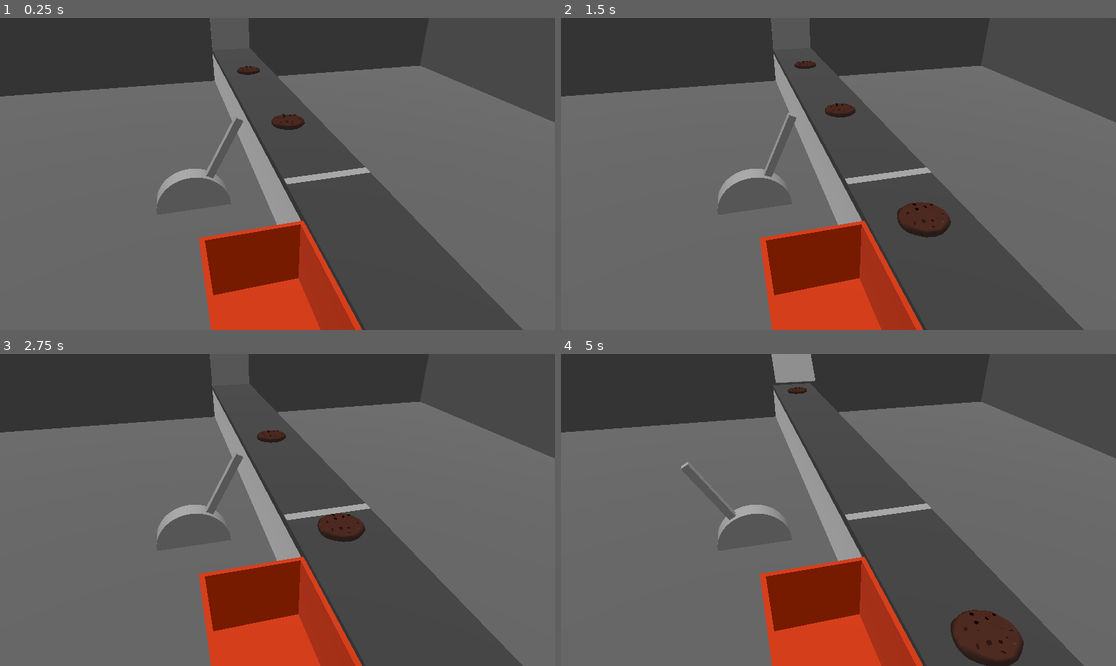
Above: before the commit, frames 1-4 (two rows, left to right).
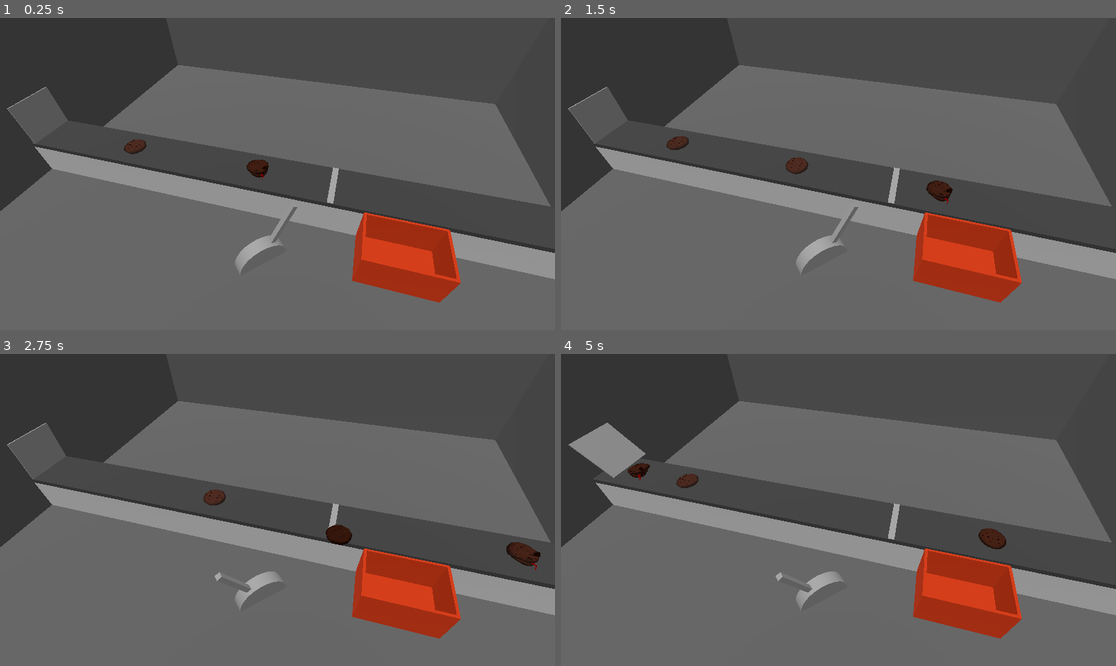
Above: after the commit, the same moments.

Repository: CrankGameDev/deadly-biscuits
Game: Godot game, scene res://game.tscn
The game is run twice, just before and just after one commit, with the same random seed, the same clock (stepped at 60 frames per second) and the same inputs.
Inputs (mouse positions are in pixels of both pictures, inside the frame that each line leads up to):
- Up to frame 1 (0.25 s): no input
- Up to frame 2 (1.5 s): tap Enter (ui_accept) at 0.5, 0.77 s; move the mouse to (960, 158) at 0.52 s; click (960, 158) at 0.67 s; move the mouse to (727, 189) at 1.27 s; click (727, 189) at 1.42 s
- Up to frame 3 (2.75 s): tap Enter (ui_accept) at 1.52 s; move the mouse to (333, 441) at 2.02 s; click (333, 441) at 2.17 s
- Up to frame 4 (5 s): move the mouse to (810, 572) at 2.77 s; click (810, 572) at 2.92 s; tap Enter (ui_accept) at 3.02, 3.77, 4.52 s; move the mouse to (1005, 556) at 3.52 s; click (1005, 556) at 3.67 s; move the mouse to (672, 463) at 4.27 s; click (672, 463) at 4.42 s

The runs differ from the first frame. In frame 1, 42% of the frame differs, in the area x 0-100%, y 0-100%; in frame 2, 43%; in frame 3, 42%; in frame 4, 44%.

Commit message:
Added an evil biscuit

Diff:
--- a/biscuit.tscn
+++ b/biscuit.tscn
@@ -1,10 +1,6 @@
-[gd_scene load_steps=4 format=3 uid="uid://b433p4cjgtoxq"]
+[gd_scene load_steps=3 format=3 uid="uid://b433p4cjgtoxq"]
 
 [ext_resource type="PackedScene" uid="uid://bu42b3tcof457" path="res://assets/cookie.glb" id="1_hhplf"]
-
-[sub_resource type="SphereMesh" id="SphereMesh_v1l5v"]
-radius = 0.2
-height = 0.1
 
 [sub_resource type="CylinderShape3D" id="CylinderShape3D_pqt5l"]
 height = 0.1
@@ -16,10 +12,6 @@
 loop = false
 metadata/_edit_group_ = true
 
-[node name="Mesh" type="MeshInstance3D" parent="."]
-visible = false
-mesh = SubResource("SphereMesh_v1l5v")
-
 [node name="Body" type="AnimatableBody3D" parent="."]
 transform = Transform3D(1, 0, 0, 0, 1, 0, 0, 0, 1, 0, 0.025, 0)
 sync_to_physics = false
@@ -28,5 +20,5 @@
 transform = Transform3D(1, 0, 0, 0, 1, 0, 0, 0, 1, 0, 0.025, 0)
 shape = SubResource("CylinderShape3D_pqt5l")
 
-[node name="cookie" parent="." instance=ExtResource("1_hhplf")]
+[node name="Cookie" parent="." instance=ExtResource("1_hhplf")]
 transform = Transform3D(0.5, 0, 0, 0, 0.5, 0, 0, 0, 0.5, 0, 0.025, 0)
--- /dev/null
+++ b/evil_cookie.tscn
@@ -0,0 +1,130 @@
+[gd_scene load_steps=5 format=3 uid="uid://ce17kfifbaaij"]
+
+[ext_resource type="PackedScene" uid="uid://d16eyyodacm3x" path="res://assets/evil_cookie.glb" id="1_5kwr8"]
+
+[sub_resource type="Animation" id="Animation_m48fj"]
+length = 0.001
+tracks/0/type = "value"
+tracks/0/imported = false
+tracks/0/enabled = true
+tracks/0/path = NodePath("Cylinder2:blend_shapes/Layer")
+tracks/0/interp = 1
+tracks/0/loop_wrap = true
+tracks/0/keys = {
+"times": PackedFloat32Array(0),
+"transitions": PackedFloat32Array(1),
+"update": 0,
+"values": [0.8]
+}
+tracks/1/type = "value"
+tracks/1/imported = false
+tracks/1/enabled = true
+tracks/1/path = NodePath("Mirror 1/Cylinder:blend_shapes/Layer")
+tracks/1/interp = 1
+tracks/1/loop_wrap = true
+tracks/1/keys = {
+"times": PackedFloat32Array(0),
+"transitions": PackedFloat32Array(1),
+"update": 0,
+"values": [0.6]
+}
+tracks/2/type = "value"
+tracks/2/imported = false
+tracks/2/enabled = true
+tracks/2/path = NodePath("Cylinder 1:blend_shapes/Layer")
+tracks/2/interp = 1
+tracks/2/loop_wrap = true
+tracks/2/keys = {
+"times": PackedFloat32Array(0),
+"transitions": PackedFloat32Array(1),
+"update": 0,
+"values": [0.5]
+}
+tracks/3/type = "value"
+tracks/3/imported = false
+tracks/3/enabled = true
+tracks/3/path = NodePath("Tube:position")
+tracks/3/interp = 1
+tracks/3/loop_wrap = true
+tracks/3/keys = {
+"times": PackedFloat32Array(0),
+"transitions": PackedFloat32Array(1),
+"update": 0,
+"values": [Vector3(-8.5413e-11, 0.0112259, 0.938163)]
+}
+
+[sub_resource type="Animation" id="Animation_auepd"]
+resource_name = "idle"
+length = 5.0
+loop_mode = 2
+tracks/0/type = "value"
+tracks/0/imported = false
+tracks/0/enabled = true
+tracks/0/path = NodePath("Cylinder2:blend_shapes/Layer")
+tracks/0/interp = 1
+tracks/0/loop_wrap = true
+tracks/0/keys = {
+"times": PackedFloat32Array(0, 5),
+"transitions": PackedFloat32Array(1, 1),
+"update": 0,
+"values": [0.8, 1.0]
+}
+tracks/1/type = "value"
+tracks/1/imported = false
+tracks/1/enabled = true
+tracks/1/path = NodePath("Mirror 1/Cylinder:blend_shapes/Layer")
+tracks/1/interp = 1
+tracks/1/loop_wrap = true
+tracks/1/keys = {
+"times": PackedFloat32Array(0, 2.03),
+"transitions": PackedFloat32Array(1, 1),
+"update": 0,
+"values": [0.6, 0.4]
+}
+tracks/2/type = "value"
+tracks/2/imported = false
+tracks/2/enabled = true
+tracks/2/path = NodePath("Cylinder 1:blend_shapes/Layer")
+tracks/2/interp = 1
+tracks/2/loop_wrap = true
+tracks/2/keys = {
+"times": PackedFloat32Array(0, 2.98, 5),
+"transitions": PackedFloat32Array(1, 1, 1),
+"update": 0,
+"values": [0.5, 0.35, 0.55]
+}
+tracks/3/type = "value"
+tracks/3/imported = false
+tracks/3/enabled = true
+tracks/3/path = NodePath("Tube:position")
+tracks/3/interp = 1
+tracks/3/loop_wrap = true
+tracks/3/keys = {
+"times": PackedFloat32Array(0, 5),
+"transitions": PackedFloat32Array(1, 1),
+"update": 0,
+"values": [Vector3(-8.5413e-11, 0.0112259, 0.938163), Vector3(-8.5413e-11, 0.0112259, 1.03816)]
+}
+
+[sub_resource type="AnimationLibrary" id="AnimationLibrary_vdkyv"]
+_data = {
+&"RESET": SubResource("Animation_m48fj"),
+&"idle": SubResource("Animation_auepd")
+}
+
+[node name="evil_cookie" instance=ExtResource("1_5kwr8")]
+
+[node name="Cylinder" parent="Mirror 1" index="0"]
+blend_shapes/Layer = 0.6
+
+[node name="Cylinder 1" parent="." index="1"]
+blend_shapes/Layer = 0.5
+
+[node name="Cylinder2" parent="." index="5"]
+blend_shapes/Layer = 0.8
+
+[node name="Animation" type="AnimationPlayer" parent="." index="26"]
+libraries = {
+&"": SubResource("AnimationLibrary_vdkyv")
+}
+autoplay = "idle"
--- a/game.tscn
+++ b/game.tscn
@@ -1,8 +1,9 @@
-[gd_scene load_steps=23 format=3 uid="uid://dsf6itp1pf21l"]
+[gd_scene load_steps=25 format=3 uid="uid://dsf6itp1pf21l"]
 
 [ext_resource type="Script" uid="uid://nb2kv32vytr8" path="res://conveyor_pathing.gd" id="1_feb5d"]
 [ext_resource type="PackedScene" uid="uid://b433p4cjgtoxq" path="res://biscuit.tscn" id="2_feb5d"]
 [ext_resource type="Script" uid="uid://7bc4aivpmago" path="res://lever.gd" id="3_7jktm"]
+[ext_resource type="PackedScene" uid="uid://ce17kfifbaaij" path="res://evil_cookie.tscn" id="3_fc0e3"]
 
 [sub_resource type="Environment" id="Environment_v1l5v"]
 ambient_light_source = 2
@@ -46,6 +47,10 @@
 }
 point_count = 2
 
+[sub_resource type="CylinderShape3D" id="CylinderShape3D_pqt5l"]
+height = 0.1
+radius = 0.25
+
 [sub_resource type="Curve3D" id="Curve3D_pqt5l"]
 _data = {
 "points": PackedVector3Array(0, 0, 0, 0, 0, 0, 1, 0.95, 0, -4.4, 0, 0, 4.4, 0, 0, 7, 0.95, 0),
@@ -84,8 +89,9 @@
 transform = Transform3D(0.866025, 0.482963, -0.12941, 0, 0.258819, 0.965926, 0.5, -0.836516, 0.224144, 0, 0, 0)
 
 [node name="Camera" type="Camera3D" parent="."]
-transform = Transform3D(0.258819, -0.482963, 0.836516, 0, 0.866025, 0.5, -0.965926, -0.12941, 0.224144, 4.5, 3, 1.5)
-fov = 45.0
+transform = Transform3D(0.965926, -0.183013, 0.183013, 0, 0.707107, 0.707107, -0.258819, -0.683013, 0.683013, 1, 5, 4)
+keep_aspect = 0
+fov = 90.0
 size = 4.0
 
 [node name="Factory" type="MeshInstance3D" parent="."]
@@ -135,9 +141,23 @@
 transform = Transform3D(-4.37114e-08, 0, -0.999996, 0, 0.999996, 0, 1, 0, -4.37112e-08, -4, 0.85, 0)
 progress = 3.0
 
-[node name="Biscuit3" parent="ConveyorPathing/BasePath" instance=ExtResource("2_feb5d")]
-transform = Transform3D(-4.37114e-08, 0, -0.999996, 0, 0.999996, 0, 1, 0, -4.37112e-08, -1, 0.85, 0)
+[node name="Biscuit3" type="PathFollow3D" parent="ConveyorPathing/BasePath"]
+transform = Transform3D(-2.18557e-08, 0, -0.5, 0, 0.5, 0, 0.5, 0, -2.18557e-08, -1, 0.85, 0)
 progress = 6.0
+cubic_interp = false
+loop = false
+metadata/_edit_group_ = true
+
+[node name="Body" type="AnimatableBody3D" parent="ConveyorPathing/BasePath/Biscuit3"]
+transform = Transform3D(1, 0, 0, 0, 1, 0, 0, 0, 1, 0, 0.025, 0)
+sync_to_physics = false
+
+[node name="Collision" type="CollisionShape3D" parent="ConveyorPathing/BasePath/Biscuit3/Body"]
+transform = Transform3D(1, 0, 0, 0, 1, 0, 0, 0, 1, 0, 0.025, 0)
+shape = SubResource("CylinderShape3D_pqt5l")
+
+[node name="evil_cookie" parent="ConveyorPathing/BasePath/Biscuit3" instance=ExtResource("3_fc0e3")]
+transform = Transform3D(-0.642788, 0, 0.766045, 0, 1, 0, -0.766045, 0, -0.642788, 0, 0.2, 0)
 
 [node name="AcceptedPath" type="Path3D" parent="ConveyorPathing"]
 transform = Transform3D(1, 0, 0, 0, 1, 0, 0, 0, 1, 0, -0.1, 0)
@@ -165,7 +185,7 @@
 angular_limit/lower = -0.0872665
 
 [node name="Lever" type="Node3D" parent="."]
-transform = Transform3D(1, 0, 0, 0, 1, 0, 0, 0, 1, 0, 0, 1.5)
+transform = Transform3D(0.707107, 0, -0.707107, 0, 1, 0, 0.707107, 0, 0.707107, 0, 0, 1.5)
 script = ExtResource("3_7jktm")
 
 [node name="BaseMesh" type="MeshInstance3D" parent="Lever"]
Binary file added: assets/evil_cookie.glb
Not shown, added: assets/evil_cookie.glb.import
